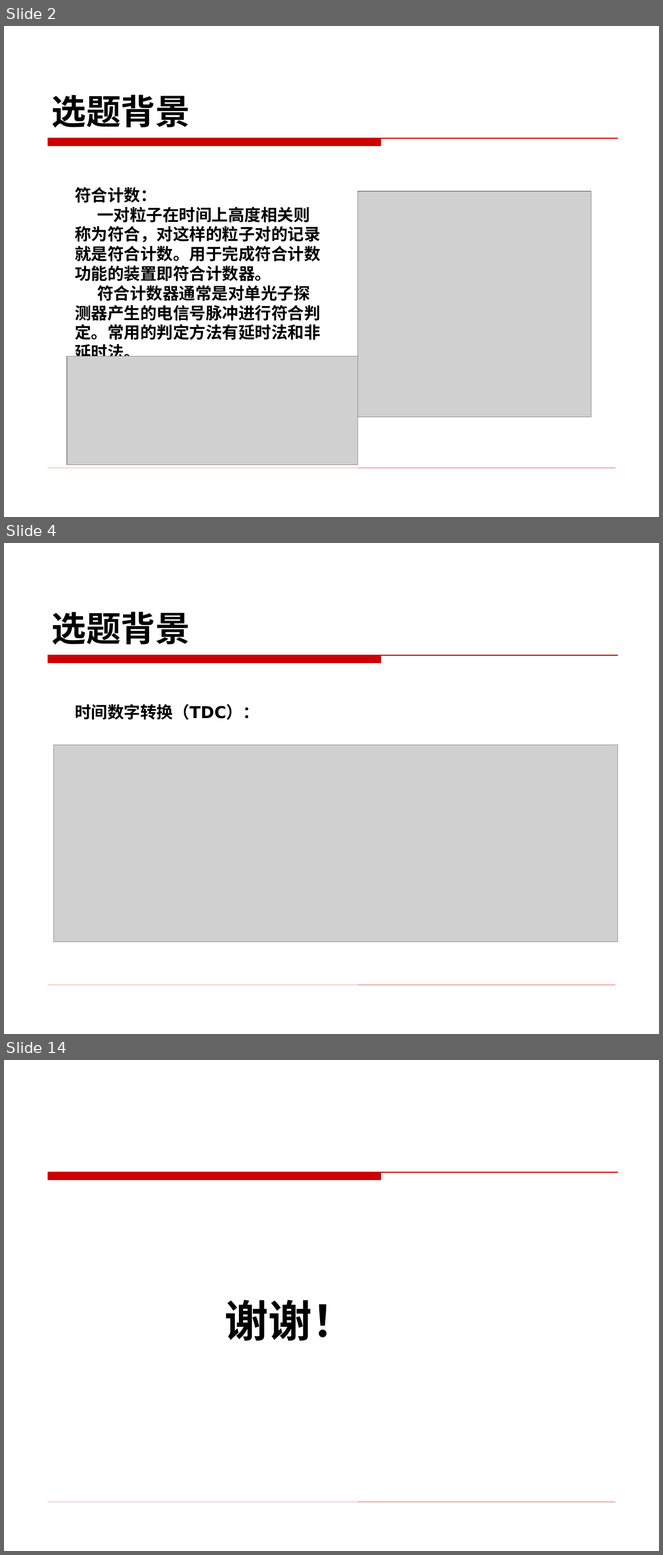
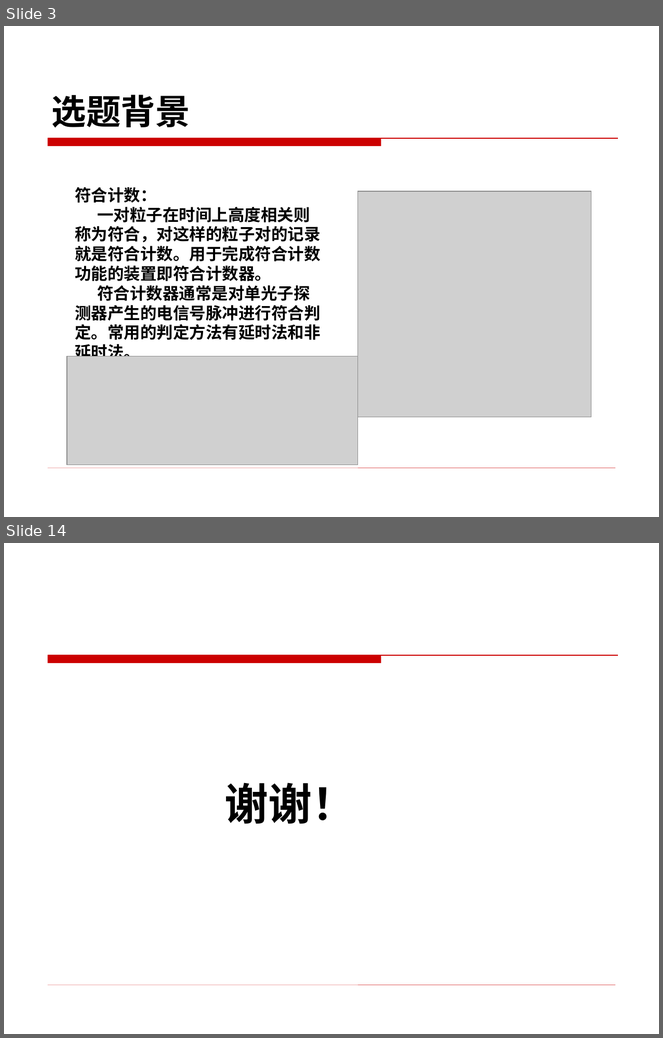
Before and after one commit to BevisGX/git, a slide deck: 开题PPT_宾光祥.ppt. Shown one above the other, each under a label of ours: slides 2, 4 and 14 before the commit, slides 3 and 14 after it; the slides between them are not shown. The pictures are 663x1555 and 663x1038 pixels, drawn with LibreOffice and Linux fonts; fonts in the diff are those of the drawing; grey boxes stand for pictures; background and template pictures are left out. Boxes give left, top, right and bottom in pixels: in the first picture for what was removed or moved away, otherwise in the second. Text is boxed around its words. In the diff, an @@ line names an element or a change of style, - is before the commit and + after.

```diff
--- a/开题PPT_宾光祥.ppt
+++ b/开题PPT_宾光祥.ppt
@@ slide 4 removed at [4, 543, 659, 1034], background picture (left out); not listed: 2 template elements that a slide beside it also shows @@
@@ title removed at [52, 612, 190, 645] @@
-选题背景
@@ text removed at [75, 704, 259, 720] @@
-时间数字转换（TDC）：
@@ picture removed at [54, 745, 618, 942] @@
@@ what was slide 2 is now slide 3 @@
```
Also in this commit, not shown: 5 slides changed, 7 slides added, 6 other slides removed, 1 other file.
